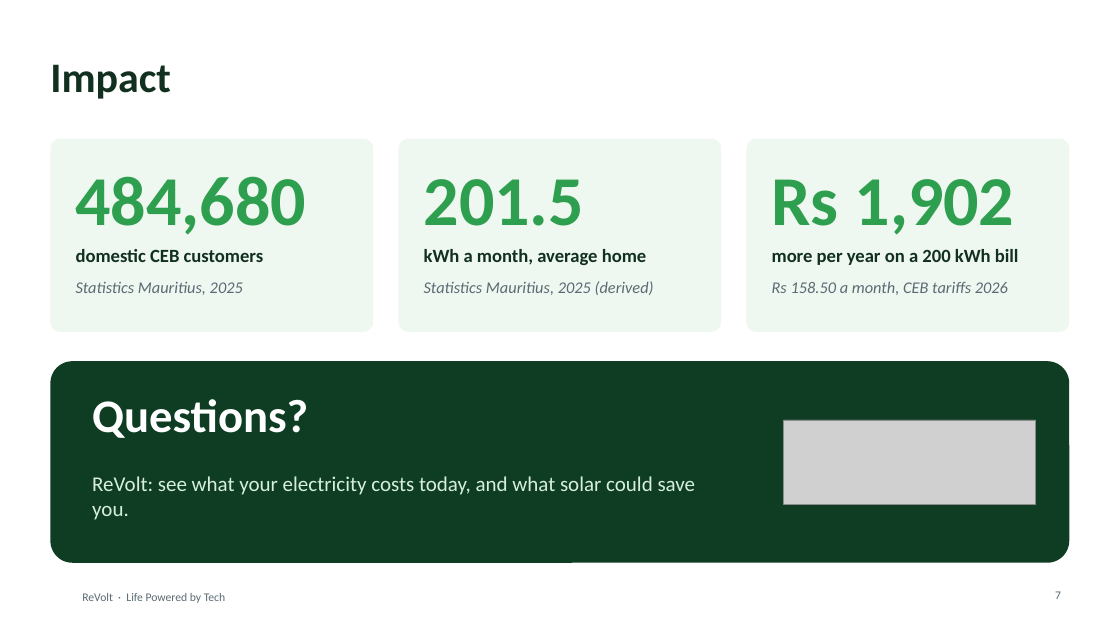
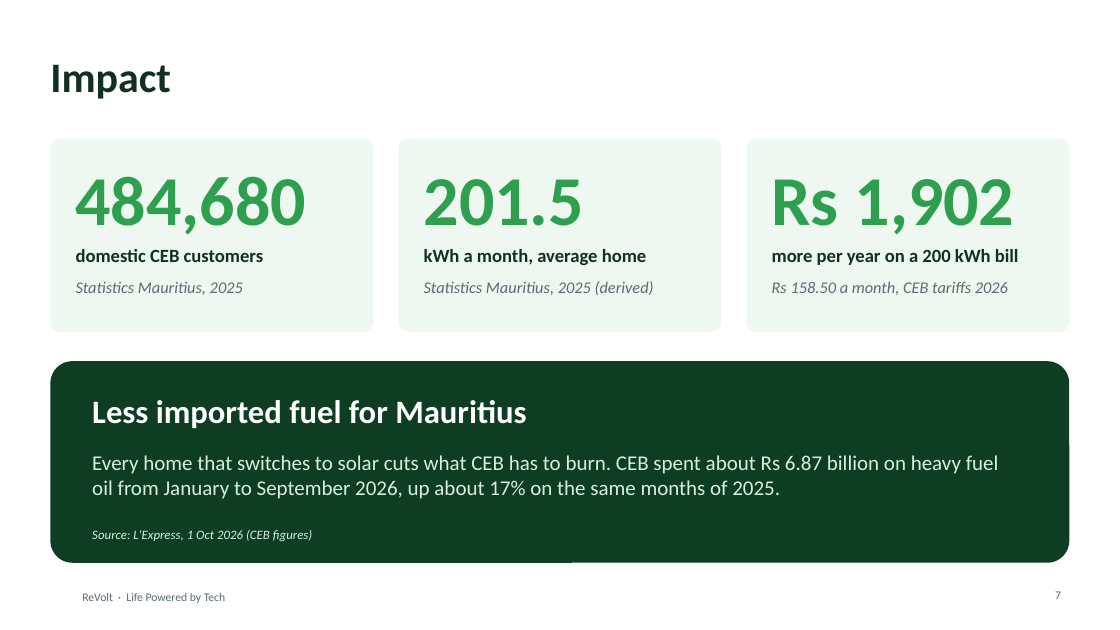
Before and after one commit to Rinkazuto/The-Revengers, a slide deck: slide 7 of docs/slides/ReVolt_Pitch_Deck.pptx. Drawn at 1120x630 pixels with LibreOffice and Linux fonts; fonts in the diff are those of the drawing; grey boxes stand for pictures; background and template pictures are left out. Boxes give left, top, right and bottom in pixels: in the first picture for what was removed or moved away, otherwise in the second. Text is boxed around its words. In the diff, an @@ line names an element or a change of style, - is before the commit and + after.

Commit message:
Add QA test cases (bill, solar, readings, cyclone), pitch deck updates and Q&A prep

```diff
--- a/docs/slides/ReVolt_Pitch_Deck.pptx
+++ b/docs/slides/ReVolt_Pitch_Deck.pptx
@@ text at box(92, 400, 526, 428): text changed; size 40 to 28 pt @@
-Questions?
+Less imported fuel for Mauritius
@@ picture removed at box(784, 420, 1036, 504) @@
@@ text at box(92, 455, 999, 499): text changed @@
-ReVolt: see what your electricity costs today, and what solar could save you.
+Every home that switches to solar cuts what CEB has to burn. CEB spent about Rs 6.87 billion on heavy fuel oil from January to September 2026, up about 17% on the same months of 2025.
@@ text added at box(92, 530, 312, 541), 11 pt, text #D6EFDD, italic @@
+Source: L'Express, 1 Oct 2026 (CEB figures)
```
Also in this commit, not shown: 3 other slides changed, 1 slide added, 5 other files.
